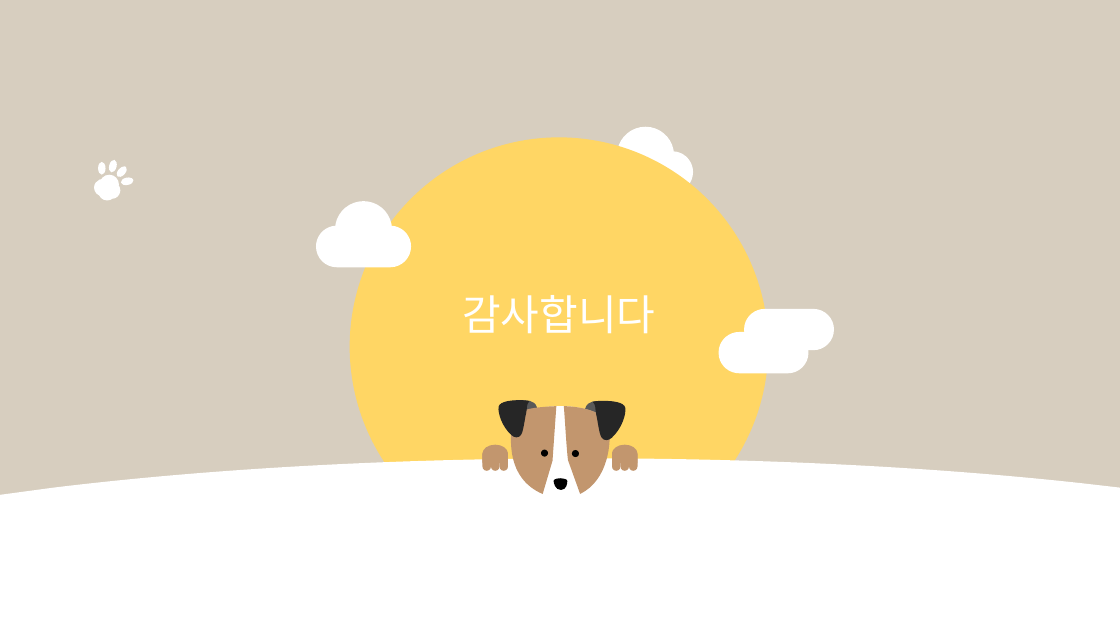
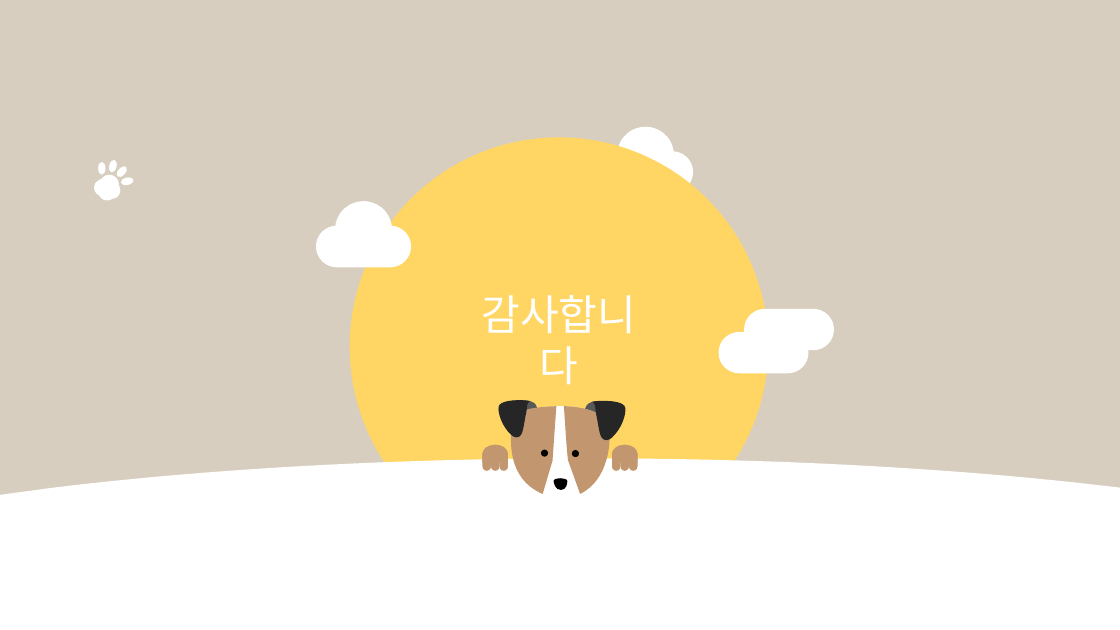
Before and after one commit to MoonYeeun/adopt_dog, a slide deck: slide 17 of adopt_dog .pptx. Drawn at 1120x630 pixels with LibreOffice and Linux fonts; fonts in the diff are those of the drawing. Boxes give left, top, right and bottom in pixels: in the first picture for what was removed or moved away, otherwise in the second. Text is boxed around its words. In the diff, an @@ line names an element or a change of style, - is before the commit and + after.

```diff
--- a/adopt_dog .pptx
+++ b/adopt_dog .pptx
@@ text "감사합니다" rewrapped from (462,295,655,334) to (482,295,637,385) @@
```
Also in this commit, not shown: 15 other slides changed.
